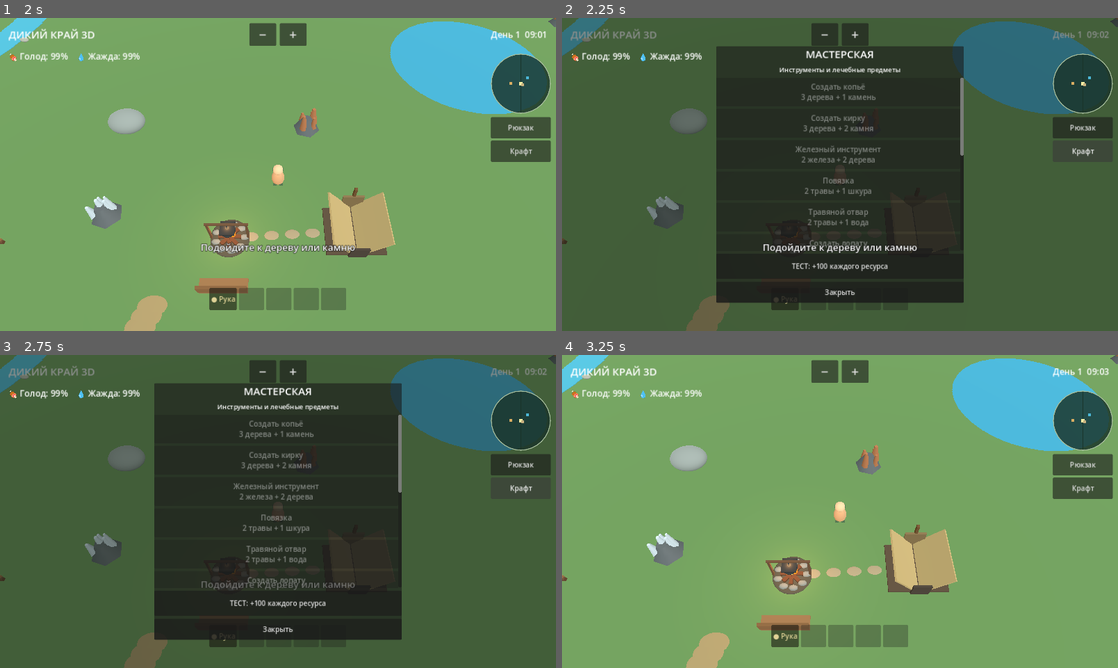
Above: before the commit, frames 1-4 (two rows, left to right).
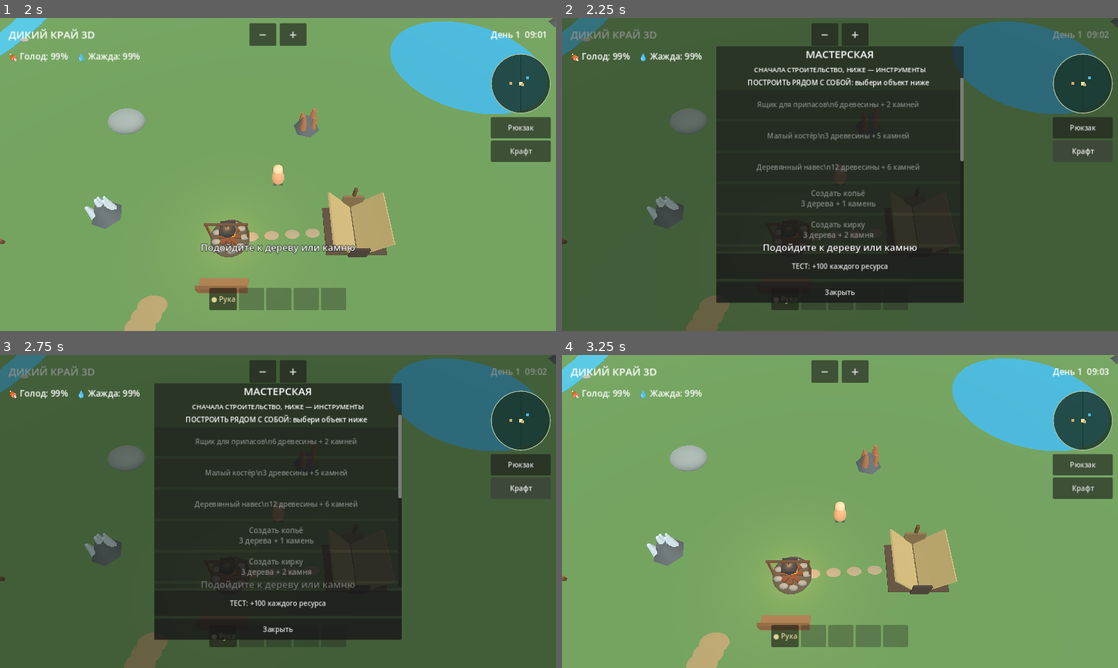
Above: after the commit, the same moments.

Repository: hjz2tz7cgv-ctrl/DikiyKrayGodot
Game: Godot game, scene res://scenes/main.tscn
Same seed, same stepped clock (60 frames per second), same inputs: the game is played once before the commit and once after it.
Inputs:
- Up to frame 1 (2 s): click "Рюкзак" at 0.5 s; click "Закрыть" at 1.25 s
- Up to frame 2 (2.25 s): click "Крафт" at 2 s
- Up to frame 3 (2.75 s): no input
- Up to frame 4 (3.25 s): click "Закрыть" at 2.75 s

Frame 1 is identical in both runs. In frame 2, 3.1% of the frame differs, in the area x 33-73%, y 15-75%; in frame 3, 3.1%; in frame 4, nothing differs.

Commit message:
Add files via upload

Diff:
--- a/scripts/main.gd
+++ b/scripts/main.gd
@@ -52,6 +52,12 @@
 var shovel_recipe_button: Button
 var build_buttons: Dictionary = {}
 var built_structures: Array[Dictionary] = []
+var selected_build_kind := ""
+var build_preview: Node3D
+var build_preview_valid := false
+var build_confirm_button: Button
+var build_cancel_button: Button
+var build_tip: Label
 var storage_selection: OptionButton
 var storage_status: Label
 var storage_contents: Dictionary = {}
@@ -974,6 +980,9 @@
     bag_scroll.size_flags_vertical = Control.SIZE_EXPAND_FILL
     bag_scroll.size_flags_horizontal = Control.SIZE_EXPAND_FILL
     bag_scroll.horizontal_scroll_mode = ScrollContainer.SCROLL_MODE_DISABLED
+    bag_scroll.vertical_scroll_mode = ScrollContainer.SCROLL_MODE_AUTO
+    bag_scroll.scroll_deadzone = 4
+    bag_scroll.follow_focus = false
     bag_scroll.mouse_filter = Control.MOUSE_FILTER_STOP
     bag_col.add_child(bag_scroll)
     var sections := VBoxContainer.new()
@@ -1047,6 +1056,7 @@
     _refresh_quickbar()
     _create_minimap(root)
     _create_map_side_buttons(root)
+    _create_build_placement_ui(root)
     action_menu = PanelContainer.new()
     root.add_child(action_menu)
     action_menu.set_anchors_preset(Control.PRESET_CENTER)
@@ -1086,7 +1096,7 @@
     craft_title.add_theme_font_size_override("font_size", 24)
     craft_layout.add_child(craft_title)
     var craft_description := Label.new()
-    craft_description.text = "Инструменты и лечебные предметы"
+    craft_description.text = "СНАЧАЛА СТРОИТЕЛЬСТВО, НИЖЕ — ИНСТРУМЕНТЫ"
     craft_description.horizontal_alignment = HORIZONTAL_ALIGNMENT_CENTER
     craft_description.autowrap_mode = TextServer.AUTOWRAP_WORD_SMART
     craft_description.add_theme_font_size_override("font_size", 15)
@@ -1094,6 +1104,8 @@
     var craft_scroll := ScrollContainer.new()
     craft_scroll.horizontal_scroll_mode = ScrollContainer.SCROLL_MODE_DISABLED
     craft_scroll.vertical_scroll_mode = ScrollContainer.SCROLL_MODE_AUTO
+    craft_scroll.scroll_deadzone = 4
+    craft_scroll.follow_focus = false
     craft_scroll.size_flags_horizontal = Control.SIZE_EXPAND_FILL
     craft_scroll.size_flags_vertical = Control.SIZE_EXPAND_FILL
     craft_layout.add_child(craft_scroll)
@@ -1103,6 +1115,20 @@
     craft_scroll.add_child(craft_col)
     craft_recipe_button = Button.new()
     craft_recipe_button.pressed.connect(_craft_spear)
+    var build_heading := Label.new()
+    build_heading.text = "ПОСТРОИТЬ РЯДОМ С СОБОЙ: выбери объект ниже"
+    build_heading.horizontal_alignment = HORIZONTAL_ALIGNMENT_CENTER
+    build_heading.autowrap_mode = TextServer.AUTOWRAP_WORD_SMART
+    craft_col.add_child(build_heading)
+    for build_kind in ["storage", "firepit", "shelter"]:
+        var build_button := Button.new()
+        build_button.custom_minimum_size.y = 66
+        build_button.autowrap_mode = TextServer.AUTOWRAP_WORD_SMART
+        build_button.size_flags_horizontal = Control.SIZE_EXPAND_FILL
+        build_button.focus_mode = Control.FOCUS_NONE
+        build_button.pressed.connect(_start_build_placement.bind(build_kind))
+        craft_col.add_child(build_button)
+        build_buttons[build_kind] = build_button
     craft_col.add_child(craft_recipe_button)
     pickaxe_recipe_button = Button.new()
     pickaxe_recipe_button.pressed.connect(_craft_pickaxe)
@@ -1119,20 +1145,6 @@
     shovel_recipe_button = Button.new()
     shovel_recipe_button.pressed.connect(_craft_shovel)
     craft_col.add_child(shovel_recipe_button)
-    var build_heading := Label.new()
-    build_heading.text = "СТРОИТЕЛЬСТВО — рядом с персонажем"
-    build_heading.horizontal_alignment = HORIZONTAL_ALIGNMENT_CENTER
-    build_heading.autowrap_mode = TextServer.AUTOWRAP_WORD_SMART
-    craft_col.add_child(build_heading)
-    for build_kind in ["storage", "firepit", "shelter"]:
-        var build_button := Button.new()
-        build_button.custom_minimum_size.y = 66
-        build_button.autowrap_mode = TextServer.AUTOWRAP_WORD_SMART
-        build_button.size_flags_horizontal = Control.SIZE_EXPAND_FILL
-        build_button.focus_mode = Control.FOCUS_NONE
-        build_button.pressed.connect(_build_structure.bind(build_kind))
-        craft_col.add_child(build_button)
-        build_buttons[build_kind] = build_button
     for recipe_button in [craft_recipe_button, pickaxe_recipe_button, iron_recipe_button, bandage_recipe_button, tea_recipe_button, shovel_recipe_button]:
         recipe_button.custom_minimum_size.y = 66
         recipe_button.size_flags_horizontal = Control.SIZE_EXPAND_FILL
@@ -1164,12 +1176,6 @@
     withdraw_button.text = "Забрать из ящика: 10 шт."
     withdraw_button.pressed.connect(_transfer_storage.bind(false))
     craft_col.add_child(withdraw_button)
-    var cook_button := Button.new()
-    cook_button.text = "Приготовить мясо на построенном костре (1 мясо + 1 дерево)"
-    cook_button.autowrap_mode = TextServer.AUTOWRAP_WORD_SMART
-    cook_button.custom_minimum_size.y = 58
-    cook_button.pressed.connect(_cook_at_built_fire)
-    craft_col.add_child(cook_button)
     test_resources_button.pressed.connect(_give_test_resources)
     craft_layout.add_child(test_resources_button)
     var craft_close := Button.new()
@@ -1376,46 +1382,132 @@
         status_message = "Мясо готовится 11 секунд"
     _update_ui()
 
-func _build_structure(kind: String) -> void:
-    # Первое строительство: готовая постройка появляется на свободной суше
-    # рядом с игроком. Вода, другие постройки и деревья запрещены.
+func _create_build_placement_ui(root: Control) -> void:
+    # Панель поверх игрового мира: выбрать место, подтвердить или отменить.
+    var controls := VBoxContainer.new()
+    controls.set_anchors_preset(Control.PRESET_CENTER_TOP)
+    controls.offset_left = -205.0
+    controls.offset_right = 205.0
+    controls.offset_top = 80.0
+    controls.offset_bottom = 176.0
+    root.add_child(controls)
+    build_tip = Label.new()
+    build_tip.horizontal_alignment = HORIZONTAL_ALIGNMENT_CENTER
+    build_tip.autowrap_mode = TextServer.AUTOWRAP_WORD_SMART
+    build_tip.add_theme_color_override("font_color", Color("fff1b3"))
+    build_tip.text = "Нажми на землю, чтобы выбрать место"
+    controls.add_child(build_tip)
+    var actions := HBoxContainer.new()
+    actions.alignment = BoxContainer.ALIGNMENT_CENTER
+    controls.add_child(actions)
+    build_confirm_button = Button.new()
+    build_confirm_button.text = "ПОСТРОИТЬ"
+    build_confirm_button.custom_minimum_size = Vector2(155, 54)
+    build_confirm_button.pressed.connect(_confirm_build_placement)
+    actions.add_child(build_confirm_button)
+    build_cancel_button = Button.new()
+    build_cancel_button.text = "ОТМЕНА"
+    build_cancel_button.custom_minimum_size = Vector2(125, 54)
+    build_cancel_button.pressed.connect(_cancel_build_placement)
+    actions.add_child(build_cancel_button)
+    controls.visible = false
+    build_confirm_button.set_meta("placement_controls", controls)
+
+func _build_radius(kind: String) -> float:
+    return 1.6 if kind == "shelter" else 1.0
+
+func _start_build_placement(kind: String) -> void:
     var costs := {"storage": Vector2i(6, 2), "firepit": Vector2i(3, 5), "shelter": Vector2i(12, 6)}
     if not costs.has(kind):
         return
     var cost: Vector2i = costs[kind]
     if inventory["wood"] < cost.x or inventory["stone"] < cost.y:
-        status_message = "Недостаточно древесины или камней"
+        status_message = "Недостаточно материалов"
         _update_ui()
         return
-    var origin := Vector2(player.global_position.x, player.global_position.z)
-    var build_radius := 1.6 if kind == "shelter" else 1.0
-    var chosen := Vector2.ZERO
-    var valid := false
-    for distance: float in [5.0, 7.0, 9.0]:
-        for step in range(12):
-            var angle := float(step) * TAU / 12.0
-            var candidate: Vector2 = origin + Vector2(cos(angle), sin(angle)) * distance
-            if absf(candidate.x) > WORLD_LIMIT - 5.0 or absf(candidate.y) > WORLD_LIMIT - 5.0:
-                continue
-            if not _can_place(candidate, build_radius + 1.2):
-                continue
-            var free := true
-            for building in built_structures:
-                if candidate.distance_to(building["pos"]) < build_radius + float(building["radius"]) + 2.0:
-                    free = false
-                    break
-            if free:
-                chosen = candidate
-                valid = true
-                break
-        if valid:
-            break
-    if not valid:
-        status_message = "Нет свободного места рядом. Отойди от воды и деревьев"
+    _cancel_build_placement()
+    selected_build_kind = kind
+    craft_panel.visible = false
+    _release_gameplay_touches()
+    if modal_shield != null:
+        modal_shield.visible = false
+    var controls: Control = build_confirm_button.get_meta("placement_controls")
+    controls.visible = true
+    build_confirm_button.disabled = true
+    build_tip.text = "Нажми на свободную землю, затем ПОСТРОИТЬ"
+    build_preview = Node3D.new()
+    add_child(build_preview)
+    var radius: float = _build_radius(kind)
+    var marker := MeshInstance3D.new()
+    var marker_mesh := CylinderMesh.new()
+    marker_mesh.top_radius = radius
+    marker_mesh.bottom_radius = radius
+    marker_mesh.height = 0.08
+    marker_mesh.radial_segments = 8
+    marker.mesh = marker_mesh
+    marker.position.y = 0.08
+    var mat := StandardMaterial3D.new()
+    mat.albedo_color = Color(0.25, 0.95, 0.35, 0.65)
+    mat.transparency = BaseMaterial3D.TRANSPARENCY_ALPHA
+    marker.material_override = mat
+    build_preview.add_child(marker)
+    build_preview.visible = false
+    _update_ui()
+
+func _choose_build_position(screen: Vector2) -> void:
+    if selected_build_kind.is_empty() or camera == null:
+        return
+    var origin: Vector3 = camera.project_ray_origin(screen)
+    var direction: Vector3 = camera.project_ray_normal(screen)
+    if absf(direction.y) < 0.001:
+        return
+    var point: Vector3 = origin + direction * (-origin.y / direction.y)
+    var chosen := Vector2(point.x, point.z)
+    var radius: float = _build_radius(selected_build_kind)
+    var hero := Vector2(player.global_position.x, player.global_position.z)
+    build_preview_valid = chosen.distance_to(hero) <= 15.0 and chosen.distance_to(hero) >= 2.5 and absf(chosen.x) < WORLD_LIMIT - 5.0 and absf(chosen.y) < WORLD_LIMIT - 5.0 and _can_place(chosen, radius + 0.5)
+    for building in built_structures:
+        if chosen.distance_to(building["pos"]) < radius + float(building["radius"]) + 1.0:
+            build_preview_valid = false
+    build_preview.position = Vector3(chosen.x, 0, chosen.y)
+    build_preview.visible = true
+    var marker: MeshInstance3D = build_preview.get_child(0)
+    var material: StandardMaterial3D = marker.material_override
+    material.albedo_color = Color(0.25, 0.95, 0.35, 0.65) if build_preview_valid else Color(1.0, 0.25, 0.2, 0.65)
+    build_confirm_button.disabled = not build_preview_valid
+    build_tip.text = "Зелёный — можно строить" if build_preview_valid else "Красный — выбери другое место (до 15 м)"
+
+func _cancel_build_placement() -> void:
+    selected_build_kind = ""
+    build_preview_valid = false
+    if build_preview != null:
+        build_preview.queue_free()
+        build_preview = null
+    if build_confirm_button != null:
+        build_confirm_button.disabled = true
+        var controls: Control = build_confirm_button.get_meta("placement_controls")
+        controls.visible = false
+
+func _confirm_build_placement() -> void:
+    if selected_build_kind.is_empty() or not build_preview_valid or build_preview == null:
+        return
+    var kind := selected_build_kind
+    var chosen := Vector2(build_preview.position.x, build_preview.position.z)
+    var radius: float = _build_radius(kind)
+    if not _can_place(chosen, radius + 0.5):
+        build_confirm_button.disabled = true
+        build_tip.text = "Место занято. Выбери другое"
+        return
+    var costs := {"storage": Vector2i(6, 2), "firepit": Vector2i(3, 5), "shelter": Vector2i(12, 6)}
+    var cost: Vector2i = costs[kind]
+    if inventory["wood"] < cost.x or inventory["stone"] < cost.y:
+        _cancel_build_placement()
+        status_message = "Недостаточно материалов"
         _update_ui()
         return
     inventory["wood"] -= cost.x
     inventory["stone"] -= cost.y
+    var build_radius: float = radius
     var building := Node3D.new()
     building.position = Vector3(chosen.x, 0, chosen.y)
     add_child(building)
@@ -1440,11 +1532,14 @@
     built_structures.append({"kind": kind, "pos": chosen, "radius": build_radius, "node": building})
     obstacles.append({"pos": chosen, "radius": build_radius, "node": building})
     var names := {"storage": "Ящик для припасов", "firepit": "Малый костёр", "shelter": "Деревянный навес"}
-    status_message = "%s построен рядом с тобой!" % names[kind]
+    status_message = "%s построен в выбранном месте!" % names[kind]
+    _cancel_build_placement()
     _update_ui()
 
 
 func _toggle_craft() -> void:
+    if not selected_build_kind.is_empty():
+        _cancel_build_placement()
     craft_panel.visible = not craft_panel.visible
     if craft_panel.visible:
         _release_gameplay_touches()
@@ -1594,6 +1689,8 @@
         bag_item_counts[str(item[0])] = quantity
 
 func _toggle_bag() -> void:
+    if not selected_build_kind.is_empty():
+        _cancel_build_placement()
     bag_panel.visible = not bag_panel.visible
     if bag_panel.visible:
         _release_gameplay_touches()
@@ -2348,6 +2445,15 @@
     if _interface_modal_open():
         _release_gameplay_touches()
         return
+    if not selected_build_kind.is_empty():
+        if event is InputEventScreenTouch and not event.pressed:
+            var controls: Control = build_confirm_button.get_meta("placement_controls")
+            if not controls.get_global_rect().has_point(event.position):
+                _choose_build_position(event.position)
+            get_viewport().set_input_as_handled()
+        elif event is InputEventScreenDrag:
+            get_viewport().set_input_as_handled()
+        return
     if event is InputEventScreenTouch:
         if event.pressed:
             # Сначала перехватываем нажатие на кнопку, ДО джойстика и камеры.
@@ -2424,6 +2530,12 @@
         active_touches[event.index] = event.position
 
 func _unhandled_input(event: InputEvent) -> void:
+    if not selected_build_kind.is_empty():
+        if event is InputEventMouseButton and event.button_index == MOUSE_BUTTON_LEFT and event.pressed:
+            var controls: Control = build_confirm_button.get_meta("placement_controls")
+            if not controls.get_global_rect().has_point(event.position):
+                _choose_build_position(event.position)
+        return
     if _interface_modal_open():
         return
     if event is InputEventMouseButton and event.pressed:
